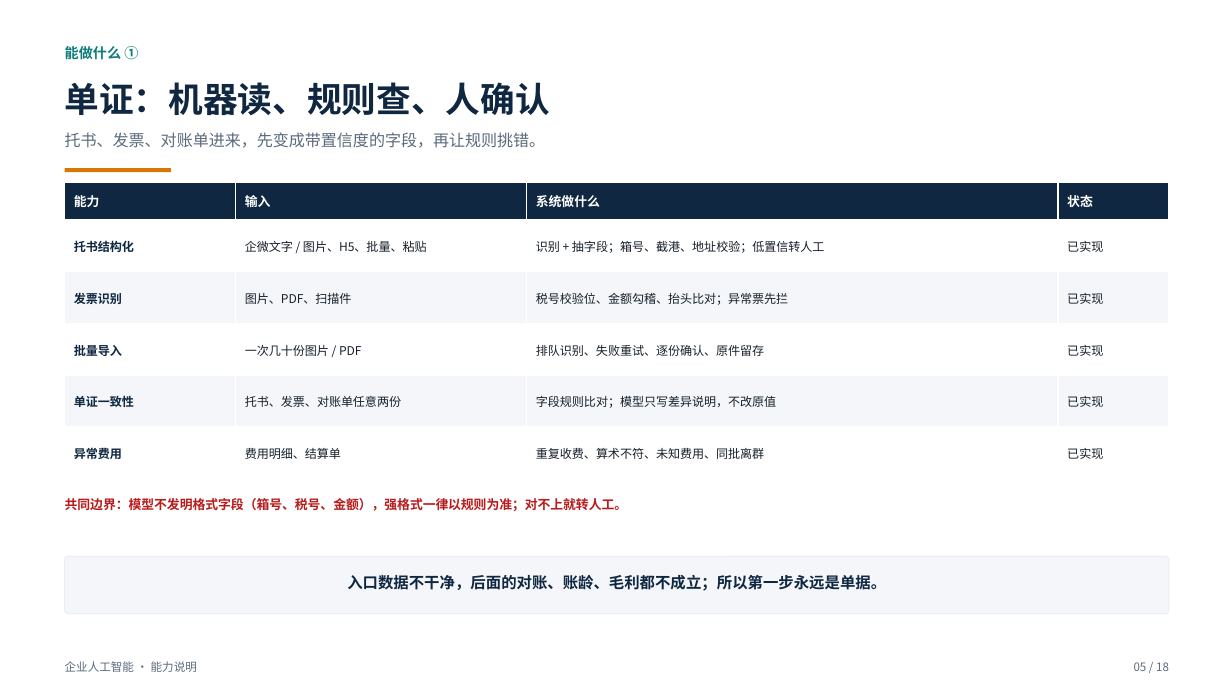
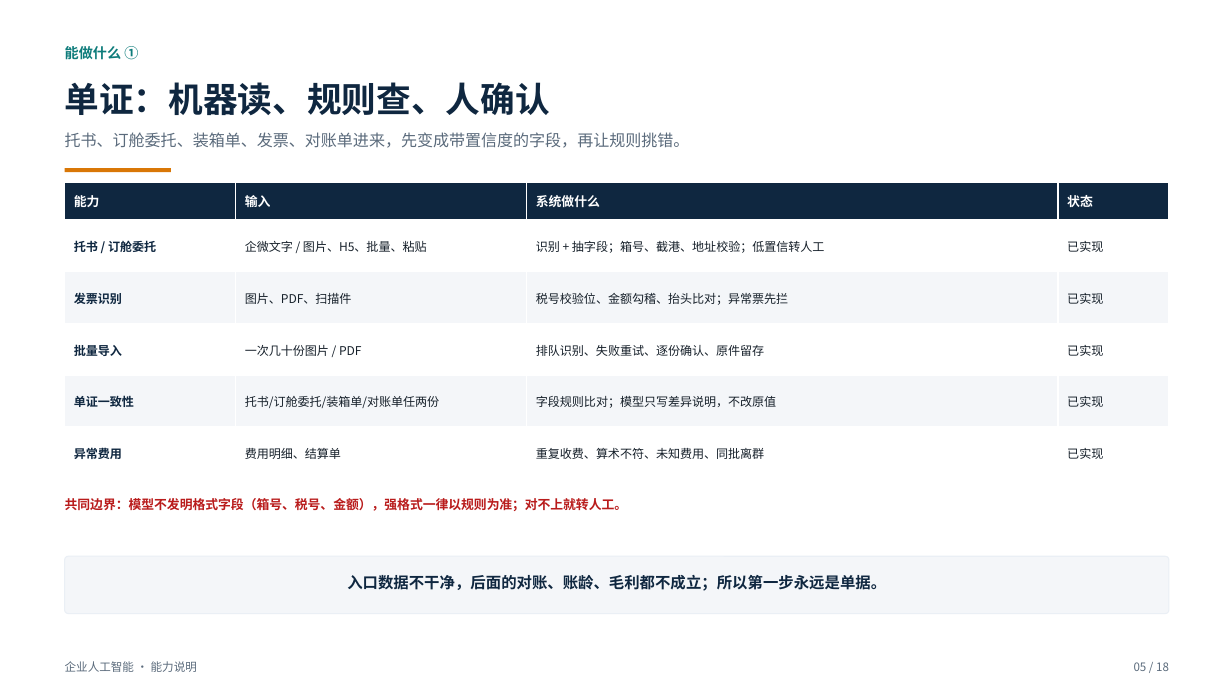
Before and after one commit to roma007/Enterprise-AI, a slide deck: slide 5 of 会客包/reports/客户老板版_系统能力介绍_2026-11-08.pptx. Drawn at 1232x693 pixels with LibreOffice and Linux fonts; fonts in the diff are those of the drawing. Boxes give left, top, right and bottom in pixels: in the first picture for what was removed or moved away, otherwise in the second. Text is boxed around its words. In the diff, an @@ line names an element or a change of style, - is before the commit and + after.

```diff
--- a/会客包/reports/客户老板版_系统能力介绍_2026-11-08.pptx
+++ b/会客包/reports/客户老板版_系统能力介绍_2026-11-08.pptx
@@ text at <box>65,132,690,148</box>: text changed @@
-托书、发票、对账单进来，先变成带置信度的字段，再让规则挑错。
+托书、订舱委托、装箱单、发票、对账单进来，先变成带置信度的字段，再让规则挑错。
@@ table at <box>65,183,1169,479</box> @@
-row 2, column 1: 托书结构化
+row 2, column 1: 托书 / 订舱委托
-row 5, column 2: 托书、发票、对账单任意两份
+row 5, column 2: 托书/订舱委托/装箱单/对账单任两份
```
Also in this commit, not shown: 9 other slides changed, 6 other files.
